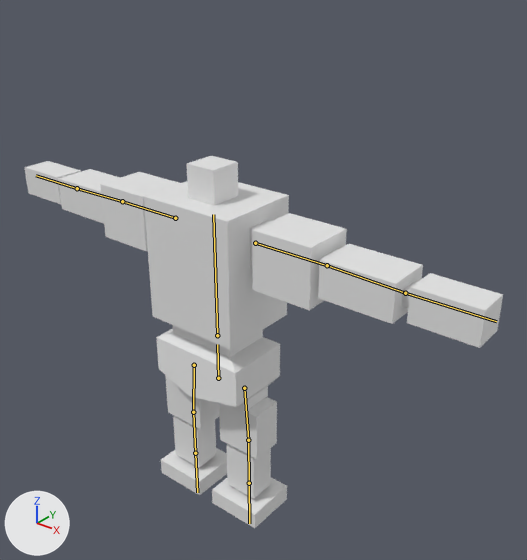
What one commit did to the FBX model DX11MyEngine/Resource/Model/Vehicle/Durga/Durga.fbx.
Rendered twice from a 50 mm lens placed at (49.2, -53.1, 63.9), pointed at (3.8, 3.6, 28.7). Arrows for +X, +Y and +Z are at lower left; the lights stay in place. The picture after the commit comes second. The bones that change, and the others that lie on the model, are drawn over the model as lines.
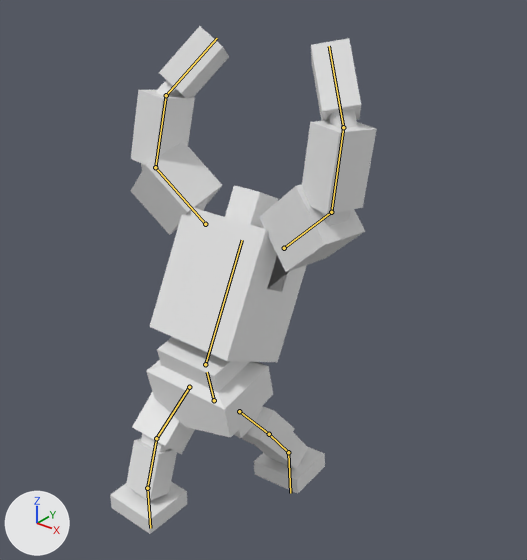
The newer file adds an action. The first version stands in its rest pose; the second is drawn at frame 12 of the action 'アーマチュア|Throw'.

Patch to the scene script:
```diff
--- a/DX11MyEngine/Resource/Model/Vehicle/Durga/Durga.fbx.py
+++ b/DX11MyEngine/Resource/Model/Vehicle/Durga/Durga.fbx.py
@@ bone_hips @@
 bone_hips = bpy.data.objects['アーマチュア'].pose.bones['Hips']  # child of 'Root'
-bone_hips.location = (0.0, 0.0, 0.0)
-bone_hips.rotation_quaternion = (1.0, 0.0, 0.0, 0.0)  # degrees (0, 0, 0)
+bone_hips.location = (0.0, -15.3, 5.3)
+bone_hips.rotation_quaternion = (0.994, 0.107, 0.0, 0.0)  # degrees (12, 0, 0)
@@ bone_spine @@
 bone_spine = bpy.data.objects['アーマチュア'].pose.bones['Spine']  # child of 'Hips'
-bone_spine.rotation_quaternion = (1.0, 0.0, 0.0, 0.0)  # degrees (0, 0, 0)
+bone_spine.rotation_quaternion = (0.942, -0.337, 0.0, 0.0)  # degrees (-39, 0, 0)
@@ bone_upperarm_l @@
 bone_upperarm_l = bpy.data.objects['アーマチュア'].pose.bones['UpperArm.L']  # child of 'Spine'
-bone_upperarm_l.location = (0.0, 0.0, 0.0)
-bone_upperarm_l.rotation_quaternion = (1.0, 0.0, 0.0, 0.0)  # degrees (0, 0, 0)
+bone_upperarm_l.location = (-13.3, 0.0, 0.0)
+bone_upperarm_l.rotation_quaternion = (-0.172, -0.331, 0.916, 0.149)  # degrees (-23, -168, 42)
@@ bone_forearm_l @@
 bone_forearm_l = bpy.data.objects['アーマチュア'].pose.bones['Forearm.L']  # child of 'UpperArm.L'
-bone_forearm_l.rotation_quaternion = (1.0, 0.0, 0.0, 0.0)  # degrees (0, 0, 0)
+bone_forearm_l.rotation_quaternion = (0.926, 0.013, -0.031, -0.376)  # degrees (3, -3, -44)
@@ bone_hand_l @@
 bone_hand_l = bpy.data.objects['アーマチュア'].pose.bones['Hand.L']  # child of 'Forearm.L'
-bone_hand_l.rotation_quaternion = (1.0, 0.0, 0.0, 0.0)  # degrees (0, 0, 0)
+bone_hand_l.rotation_quaternion = (0.875, -0.019, -0.348, -0.336)  # degrees (15, -38, -47)
@@ bone_upperarm_r @@
 bone_upperarm_r = bpy.data.objects['アーマチュア'].pose.bones['UpperArm.R']  # child of 'Spine'
-bone_upperarm_r.location = (0.0, 0.0, 0.0)
-bone_upperarm_r.rotation_quaternion = (1.0, 0.0, 0.0, 0.0)  # degrees (0, 0, 0)
+bone_upperarm_r.location = (13.3, 0.0, 0.0)
+bone_upperarm_r.rotation_quaternion = (0.347, 0.36, 0.856, 0.129)  # degrees (-33, 150, -55)
@@ bone_forearm_r @@
 bone_forearm_r = bpy.data.objects['アーマチュア'].pose.bones['Forearm.R']  # child of 'UpperArm.R'
-bone_forearm_r.rotation_quaternion = (1.0, 0.0, 0.0, 0.0)  # degrees (0, 0, 0)
+bone_forearm_r.rotation_quaternion = (0.881, 0.204, 0.074, 0.42)  # degrees (25, -2, 50)
@@ bone_hand_r @@
 bone_hand_r = bpy.data.objects['アーマチュア'].pose.bones['Hand.R']  # child of 'Forearm.R'
-bone_hand_r.rotation_quaternion = (1.0, 0.0, 0.0, 0.0)  # degrees (0, 0, 0)
+bone_hand_r.rotation_quaternion = (0.938, 0.227, 0.174, 0.197)  # degrees (31, 14, 27)
@@ bone_thigh_l @@
 bone_thigh_l = bpy.data.objects['アーマチュア'].pose.bones['Thigh.L']  # child of 'Hips'
-bone_thigh_l.rotation_quaternion = (1.0, 0.0, 0.0, 0.0)  # degrees (0, 0, 0)
+bone_thigh_l.rotation_quaternion = (0.972, -0.231, -0.002, 0.03)  # degrees (-27, 1, 3)
@@ bone_shin_l @@
 bone_shin_l = bpy.data.objects['アーマチュア'].pose.bones['Shin.L']  # child of 'Thigh.L'
-bone_shin_l.rotation_quaternion = (1.0, 0.0, 0.0, 0.0)  # degrees (0, 0, 0)
+bone_shin_l.rotation_quaternion = (1.0, 0.02, -0.009, -0.015)  # degrees (2, -1, -2)
@@ bone_foot_l @@
 bone_foot_l = bpy.data.objects['アーマチュア'].pose.bones['Foot.L']  # child of 'Shin.L'
-bone_foot_l.rotation_quaternion = (1.0, 0.0, 0.0, 0.0)  # degrees (0, 0, 0)
+bone_foot_l.rotation_quaternion = (0.95, 0.312, 0.003, 0.003)  # degrees (36, 0, 0)
@@ bone_thigh_r @@
 bone_thigh_r = bpy.data.objects['アーマチュア'].pose.bones['Thigh.R']  # child of 'Hips'
-bone_thigh_r.rotation_quaternion = (1.0, 0.0, 0.0, 0.0)  # degrees (0, 0, 0)
+bone_thigh_r.rotation_quaternion = (0.863, 0.503, 0.034, -0.003)  # degrees (61, 4, 2)
@@ bone_shin_r @@
 bone_shin_r = bpy.data.objects['アーマチュア'].pose.bones['Shin.R']  # child of 'Thigh.R'
-bone_shin_r.rotation_quaternion = (1.0, 0.0, 0.0, 0.0)  # degrees (0, 0, 0)
+bone_shin_r.rotation_quaternion = (0.966, -0.258, 0.0, 0.0)  # degrees (-30, 0, 0)
@@ bone_foot_r @@
 bone_foot_r = bpy.data.objects['アーマチュア'].pose.bones['Foot.R']  # child of 'Shin.R'
-bone_foot_r.rotation_quaternion = (1.0, 0.0, 0.0, 0.0)  # degrees (0, 0, 0)
+bone_foot_r.rotation_quaternion = (0.987, -0.161, 0.0, 0.0)  # degrees (-19, 0, 0)
```

Where the change shows, as pixel boxes (x1, y1, x2, y2) in the pictures (527 x 560 px):
'Mesh', posed (44% narrower, 36% taller): before (24, 156, 503, 528); after (110, 26, 377, 534)
bone 'Hips', root to tip: before (218, 378) to (217, 344); after (214, 400) to (207, 372)
bone 'Spine', root to tip: before (217, 335) to (213, 214); after (205, 364) to (242, 240)
bone 'UpperArm.L', root to tip: before (255, 243) to (327, 265); after (284, 248) to (331, 212)
bone 'Forearm.L', root to tip: before (327, 265) to (405, 293); after (331, 212) to (343, 127)
bone 'Hand.L', root to tip: before (405, 293) to (496, 321); after (343, 127) to (329, 46)
bone 'UpperArm.R', root to tip: before (175, 218) to (122, 201); after (205, 224) to (155, 167)
bone 'Forearm.R', root to tip: before (122, 201) to (77, 188); after (155, 167) to (166, 95)
bone 'Hand.R', root to tip: before (77, 188) to (36, 175); after (166, 95) to (217, 38)
bone 'Thigh.L', root to tip: before (244, 388) to (248, 440); after (239, 411) to (269, 434)
bone 'Shin.L', root to tip: before (248, 440) to (249, 483); after (269, 434) to (288, 452)
bone 'Foot.L', root to tip: before (249, 483) to (249, 523); after (288, 452) to (290, 493)
bone 'Thigh.R', root to tip: before (194, 365) to (193, 412); after (189, 387) to (156, 438)
bone 'Shin.R', root to tip: before (193, 412) to (195, 453); after (156, 438) to (147, 488)
bone 'Foot.R', root to tip: before (195, 453) to (197, 492); after (147, 488) to (150, 528)
